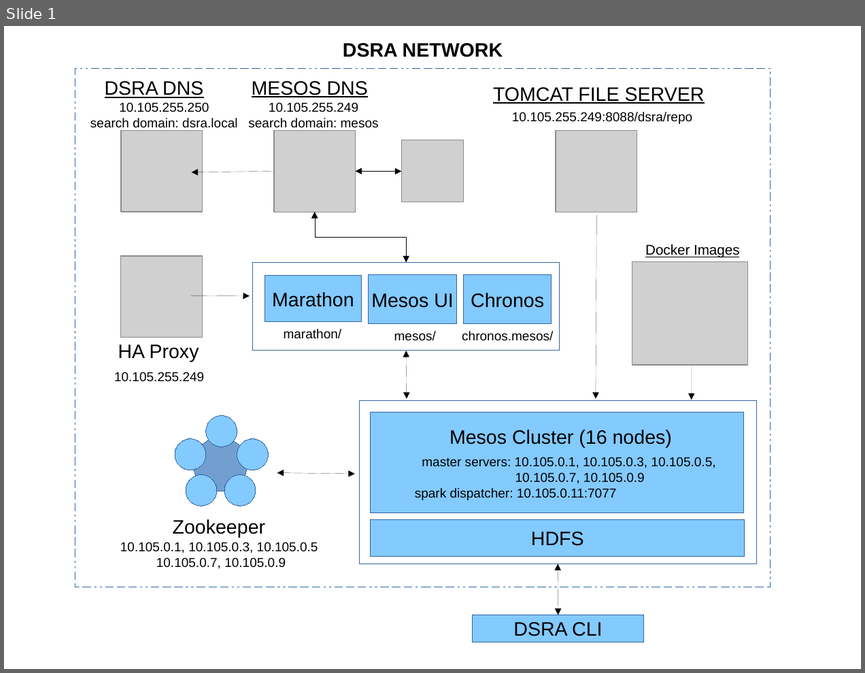
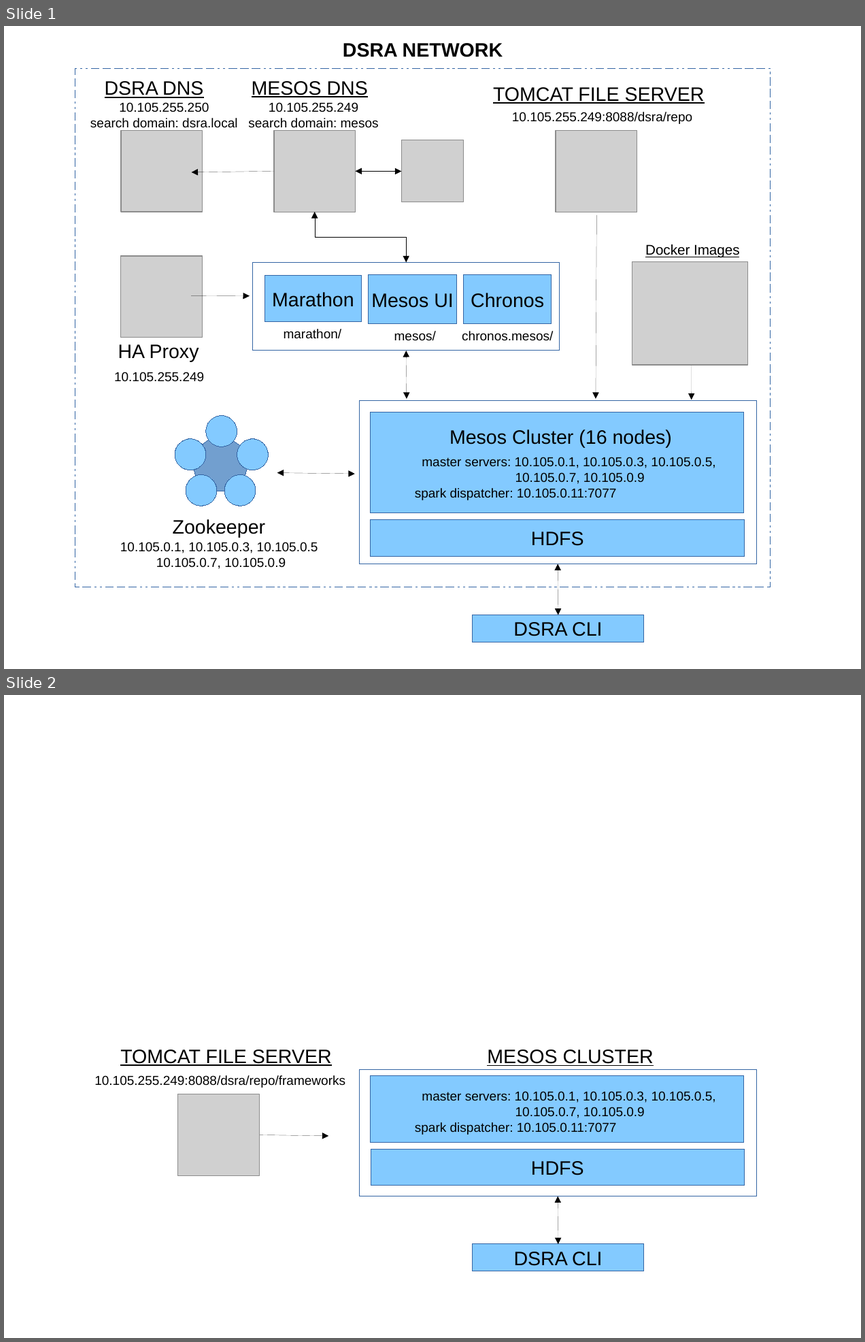
Before and after one commit to aglahe/dsra-dcos, a slide deck: docs/architecture.odp. Shown one above the other, each under a label of ours: slide 1 before the commit, slides 1 and 2 after it. The pictures are 865x673 and 865x1342 pixels, drawn with LibreOffice and Linux fonts; fonts in the diff are those of the drawing; grey boxes stand for pictures. Boxes give left, top, right and bottom in pixels: in the first picture for what was removed or moved away, otherwise in the second. Text is boxed around its words. In the diff, an @@ line names an element or a change of style, - is before the commit and + after.

```diff
--- a/docs/architecture.odp
+++ b/docs/architecture.odp
@@ slide 2 added at bbox=[4, 695, 861, 1338], background #FFFFFF @@
@@ text added at bbox=[120, 1049, 332, 1066], 18 pt, text #000000, underline @@
+TOMCAT FILE SERVER
@@ text added at bbox=[487, 1049, 653, 1066], 18 pt, text #000000, underline @@
+MESOS CLUSTER
@@ text added at bbox=[94, 1075, 345, 1087], 12 pt, text #000000 @@
+10.105.255.249:8088/dsra/repo/frameworks
@@ rectangle added at bbox=[360, 1069, 757, 1195], outline #3465A4 0 pt @@
@@ rectangle added at bbox=[371, 1075, 744, 1141], fill #83CAFF, outline #3465A4 0 pt @@
@@ picture added at bbox=[178, 1094, 260, 1176] @@
@@ text added at bbox=[415, 1091, 716, 1134], 12 pt, text #000000 @@
+master servers: 10.105.0.1, 10.105.0.3, 10.105.0.5,
+10.105.0.7, 10.105.0.9
+spark dispatcher: 10.105.0.11:7077
@@ arrow added from (259, 1135) to (329, 1136), #000000 0 pt @@
@@ rectangle added at bbox=[371, 1149, 745, 1185], fill #83CAFF, outline #3465A4 0 pt, 18 pt, text #000000 @@
+HDFS
@@ double arrow added from (558, 1244) to (558, 1195), #000000 0 pt @@
@@ rectangle added at bbox=[473, 1244, 644, 1271], fill #83CAFF, outline #3465A4 0 pt, 18 pt, text #000000 @@
+DSRA CLI
```
Also in this commit, not shown: 2 other files.
